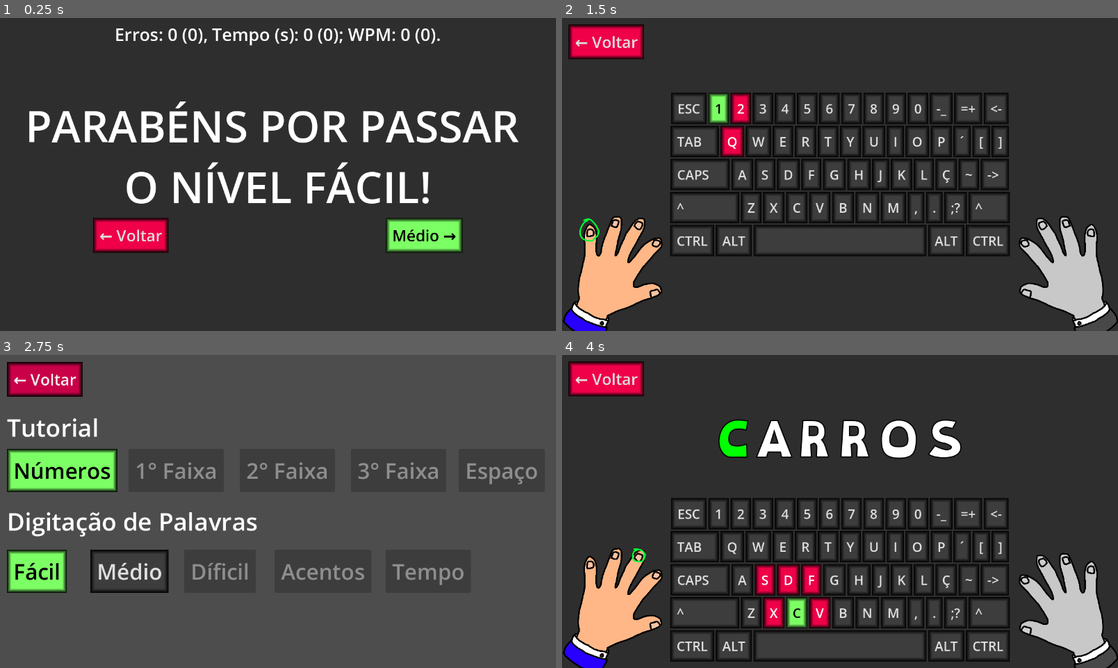
Above: before the commit, frames 1-4 (two rows, left to right).
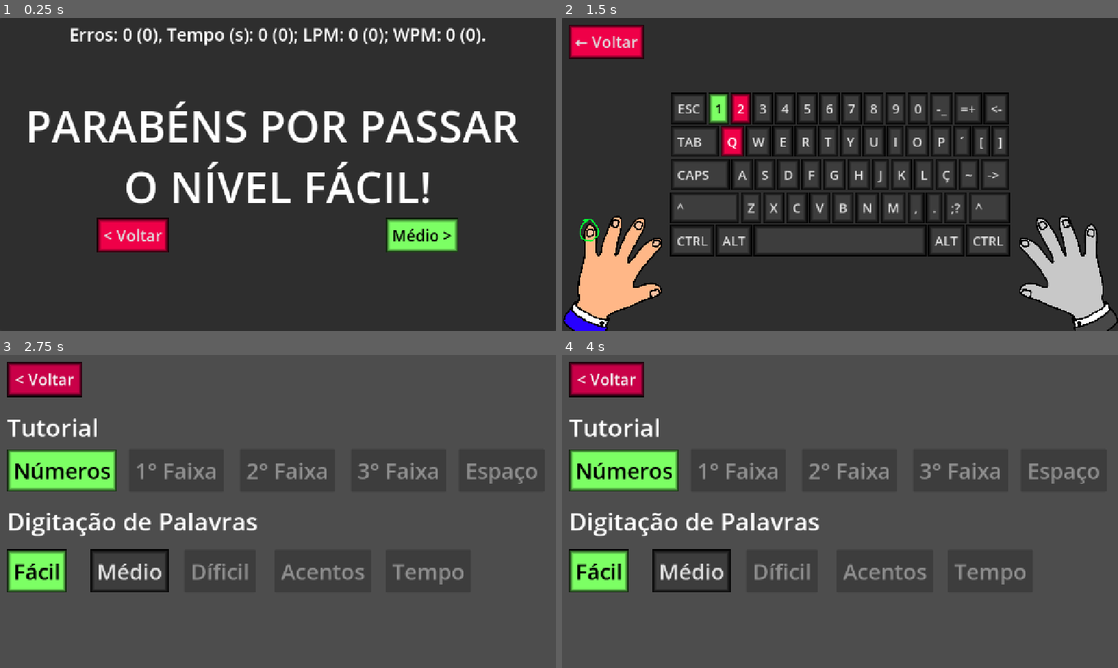
Above: after the commit, the same moments.

Repository: rafameou/typer
Game: Godot game, scene res://scenes/parabens.tscn
Same seed, same stepped clock (60 frames per second), same inputs: the game is played once before the commit and once after it. This scene is started directly instead of the project's main scene.
Inputs:
- Up to frame 1 (0.25 s): no input
- Up to frame 2 (1.5 s): click "← Voltar" (after the commit: "< Voltar") at 0.5 s; click "Números" at 1.25 s
- Up to frame 3 (2.75 s): click "← Voltar" at 2 s
- Up to frame 4 (4 s): click "Fácil" at 2.75 s; click "← Voltar" (after the commit: "< Voltar") at 3.5 s

The runs differ from the first frame. In frame 1, 4.3% of the frame differs, in the area x 5-94%, y 3-75%; in frame 2, 3.1%; in frame 3, 2.9%; in frame 4, 78%, in the area x 0-100%, y 0-100%.

Commit message:
small fixes

Diff:
--- a/project.godot
+++ b/project.godot
@@ -19,6 +19,8 @@
 
 window/size/viewport_width=1280
 window/size/viewport_height=720
+window/size/mode=3
+window/stretch/mode="canvas_items"
 
 [physics]
 
--- a/scenes/jogo.tscn
+++ b/scenes/jogo.tscn
@@ -101,7 +101,7 @@
 theme_override_styles/normal = ExtResource("2_pemor")
 theme_override_styles/pressed = ExtResource("3_hprmd")
 theme_override_styles/hover = ExtResource("4_pa2dy")
-text = "← Voltar"
+text = "< Voltar"
 
 [node name="Teclado" type="HBoxContainer" parent="PanelContainer/MarginContainer" unique_id=1563507897]
 layout_mode = 2
@@ -642,6 +642,7 @@
 
 [node name="MarginContainer" type="MarginContainer" parent="PanelContainer/MarginContainer/VBoxContainer" unique_id=1713731242]
 layout_mode = 2
+mouse_filter = 2
 theme_override_constants/margin_top = 90
 
 [node name="palavra_escrita" type="RichTextLabel" parent="PanelContainer/MarginContainer/VBoxContainer" unique_id=148203680]
--- a/scenes/menu_niveis.tscn
+++ b/scenes/menu_niveis.tscn
@@ -23,7 +23,7 @@
 theme_override_styles/normal = ExtResource("4_8ylrj")
 theme_override_styles/pressed = ExtResource("5_rwmne")
 theme_override_styles/hover = ExtResource("6_tb67n")
-text = "← Voltar"
+text = "< Voltar"
 
 [node name="tu" type="Label" parent="." unique_id=38720338]
 offset_left = 16.0
--- a/scenes/parabens.tscn
+++ b/scenes/parabens.tscn
@@ -50,7 +50,7 @@
 theme_override_styles/normal = ExtResource("1_tygqw")
 theme_override_styles/pressed = ExtResource("2_477tt")
 theme_override_styles/hover = ExtResource("3_dg3af")
-text = "← Voltar"
+text = "< Voltar"
 
 [node name="continuar" type="Button" parent="PanelContainer/MarginContainer/HBoxContainer/VBoxContainer/GridContainer" unique_id=678162563]
 layout_mode = 2
@@ -61,7 +61,7 @@
 theme_override_styles/normal = ExtResource("4_qa0rt")
 theme_override_styles/pressed = ExtResource("5_32qur")
 theme_override_styles/hover = ExtResource("6_1yfwl")
-text = "Continuar →"
+text = "Continuar >"
 
 [node name="VBoxContainer" type="VBoxContainer" parent="PanelContainer/MarginContainer" unique_id=1427641089]
 layout_mode = 2
--- a/src/globals.gd
+++ b/src/globals.gd
@@ -18,21 +18,29 @@
 static var qnt_tecladas = 0
 static var qnt_tecladas_total = 0
 
+static var qnt_palavras = 0
+static var qnt_palavras_total = 0
+
 static var qnt_erros = 0
 static var qnt_erros_total = 0
 
+static var lpm = 0.0
+static var lpm_total = 0.0
+
 static var wpm = 0.0
 static var wpm_total = 0.0
 
 const palavras_tutorial_num = [
 	"12345",
+	"12345",
+	"67890",
 	"67890",
 ]
 
 const palavras_tutorial_qwerty = [
 	"QWER",
-	"QWER",
-	"QWERTY",
+	"QWERT",
+	"QWERT",
 	"YUIOP",
 	"YUIOP",
 ]
--- a/src/jogo.gd
+++ b/src/jogo.gd
@@ -107,8 +107,11 @@
 			g.tempo_passado_seg = ((timed.minute * 60) + timed.second) - ((g.time.minute * 60) + g.time.second)
 			g.tempo_passado_seg_total = g.tempo_passado_seg_total + g.tempo_passado_seg
 			#deveriamos considerar erros? tecladas-erro?
-			g.wpm = (float)(g.qnt_tecladas) / ((float)(g.tempo_passado_seg) / 60.0)
-			g.wpm_total = (float)(g.qnt_tecladas_total) / ((float)(g.tempo_passado_seg_total) / 60.0)
+			g.lpm = (float)(g.qnt_tecladas) / ((float)(g.tempo_passado_seg) / 60.0)
+			g.lpm_total = (float)(g.qnt_tecladas_total) / ((float)(g.tempo_passado_seg_total) / 60.0)
+			g.wpm = (float)(grupo_palavras_selecionado.size()) / ((float)(g.tempo_passado_seg) / 60.0)
+			g.qnt_palavras_total = g.qnt_palavras_total + grupo_palavras_selecionado.size();
+			g.wpm_total = (float)(g.qnt_palavras_total) / ((float)(g.tempo_passado_seg_total) / 60.0)
 			get_tree().change_scene_to_file("res://scenes/parabens.tscn")
 			return ""
 
--- a/src/parabens.gd
+++ b/src/parabens.gd
@@ -25,7 +25,7 @@
 	print("wpm_total"); print(g.wpm_total)
 
 	var stats := get_node_or_null("PanelContainer/MarginContainer/VBoxContainer/STATS")
-	stats.text = "Erros: %d (%d), Tempo (s): %d (%d); WPM: %d (%d)." % [g.qnt_erros, g.qnt_erros_total, g.tempo_passado_seg, g.tempo_passado_seg_total, g.wpm, g.wpm_total]
+	stats.text = "Erros: %d (%d), Tempo (s): %d (%d); LPM: %d (%d); WPM: %d (%d)." % [g.qnt_erros, g.qnt_erros_total, g.tempo_passado_seg, g.tempo_passado_seg_total, g.lpm, g.lpm_total, g.wpm, g.wpm_total]
 
 	var label := get_node_or_null("PanelContainer/MarginContainer/HBoxContainer/VBoxContainer/Label")
 	var button := get_node_or_null("PanelContainer/MarginContainer/HBoxContainer/VBoxContainer/GridContainer/continuar")
@@ -33,62 +33,62 @@
 		match g.dificuldade:
 			"n":
 				g.dificuldade = "q"
-				button.text = "QWERTY →"
+				button.text = "QWERTY >"
 				label.text = label.text + "NUMEROS!"
 				next = "res://scenes/tutorial.tscn"
 				g.n = false
 				t(1, true)
 			"q":
 				g.dificuldade = "as"
-				button.text = "ASDF →"
+				button.text = "ASDF >"
 				label.text = label.text + "QWERTY!"
 				next = "res://scenes/tutorial.tscn"
 				g.n = false
 				t(2, true)
 			"as":
 				g.dificuldade = "z"
-				button.text = "ZXCV →"
+				button.text = "ZXCV >"
 				label.text = label.text + "ASDF!"
 				next = "res://scenes/tutorial.tscn"
 				g.n = false
 				t(3, true)
 			"z":
 				g.dificuldade = "e"
-				button.queue_free()#button.text = "ESPAÇO →"
+				button.queue_free()#button.text = "ESPAÇO >"
 				label.text = label.text + "ZXCV!"
 				next = "res://scenes/tutorial.tscn"
 				g.n = false
 				t(4, true)
 			"e":
 				g.dificuldade = "f"
-				button.text = "FÁCIL →"
+				button.text = "FÁCIL >"
 				label.text = label.text + "ESPAÇO!"
 				g.n = true
 				next = "res://scenes/jogo.tscn"
 			"f":
 				g.dificuldade = "m"
-				button.text = "Médio →"
+				button.text = "Médio >"
 				label.text = label.text + "FÁCIL!"
 				next = "res://scenes/jogo.tscn"
 				g.n = true
 				t(1, false)
 			"m":
 				g.dificuldade = "d"
-				button.text = "Díficil →"
+				button.text = "Díficil >"
 				label.text = label.text + "MÉDIO!"
 				next = "res://scenes/jogo.tscn"
 				g.n = true
 				t(2, false)
 			"d":
 				g.dificuldade = "a"
-				button.queue_free()#button.text = "Acentos →"
+				button.queue_free()#button.text = "Acentos >"
 				label.text = label.text + "DÍFICIL!"
 				next = "res://scenes/jogo.tscn"
 				g.n = true
 				t(3, false)
 			"a":
 				g.dificuldade = "t"
-				button.text = "Tempo →"
+				button.text = "Tempo >"
 				label.text = label.text + "ACENTOS!"
 				next = "res://scenes/jogo.tscn"
 				g.n = true
Not shown, changed: export_presets.cfg
